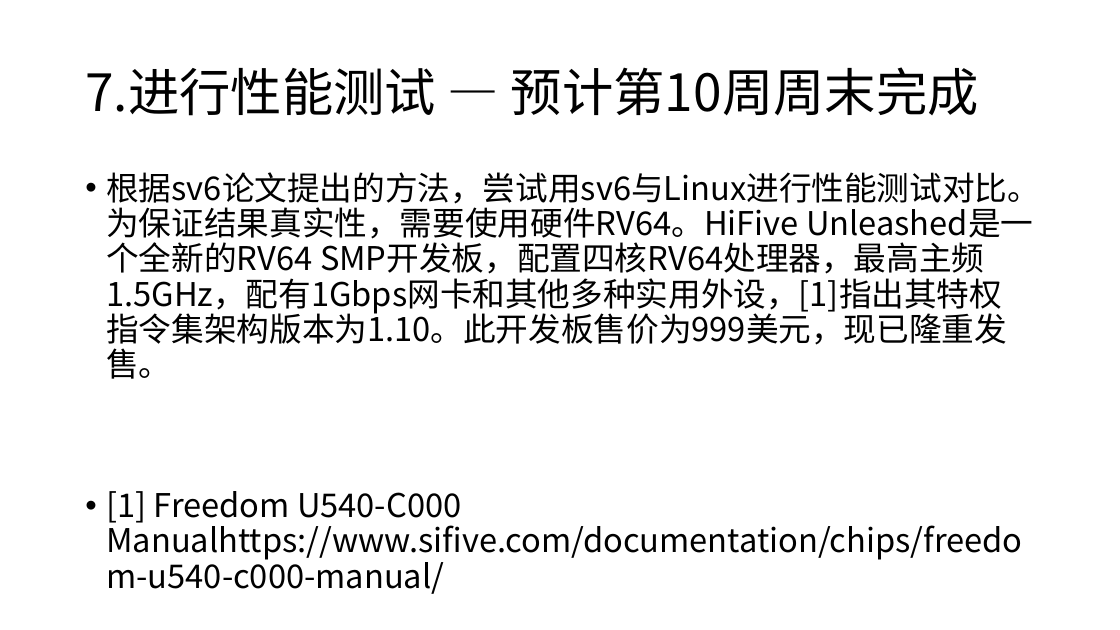
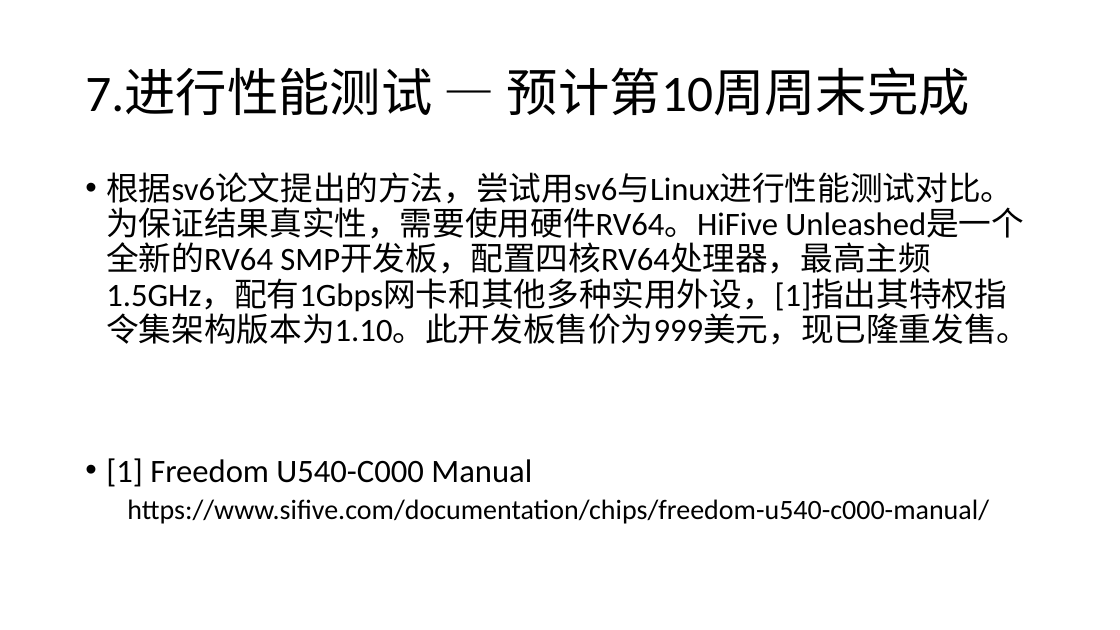
Before and after one commit to riscv-labs/OS2018spring-projects-g06, a slide deck: slide 13 of mid_report.pptx. Drawn at 1120x630 pixels with LibreOffice and Linux fonts; fonts in the diff are those of the drawing. Boxes give left, top, right and bottom in pixels: in the first picture for what was removed or moved away, otherwise in the second. Text is boxed around its words. In the diff, an @@ line names an element or a change of style, - is before the commit and + after.

Commit message:
update

```diff
--- a/mid_report.pptx
+++ b/mid_report.pptx
@@ title "7.进行性能测试 — 预计第10周周末完成" at bbox=[85, 67, 970, 116]: font Noto Sans CJK SC to Calibri @@
@@ text at bbox=[106, 172, 1029, 345]: font Noto Sans CJK SC to Calibri in "根据sv6论文提出的方法，尝试用sv6与Linux进行性能测试对比。为保证结果真实性，需要使用硬件RV64。HiFive ..." @@
@@ text at bbox=[106, 458, 989, 524]: text changed; size 28 to 24 pt; font Noto Sans CJK SC to Calibri @@
-• [1] Freedom U540-C000 Manualhttps://www.sifive.com/documentation/chips/freedom-u540-c000-manual/
+• [1] Freedom U540-C000 Manual
+  https://www.sifive.com/documentation/chips/freedom-u540-c000-manual/
```
Also in this commit, not shown: 20 other slides changed.
